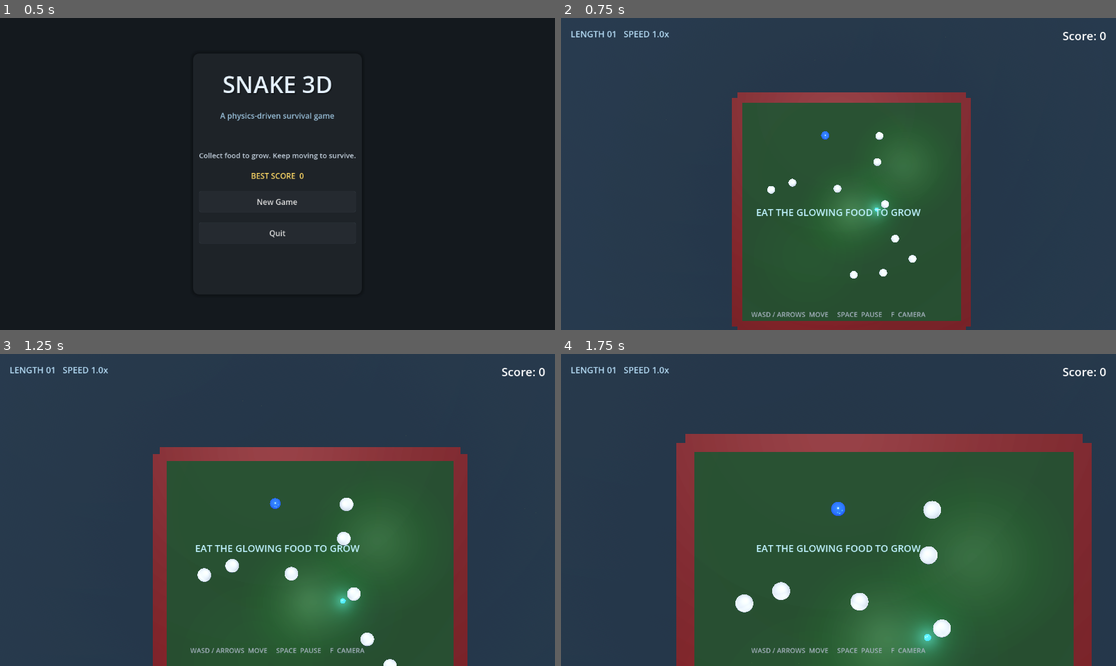
Above: before the commit, frames 1-4 (two rows, left to right).
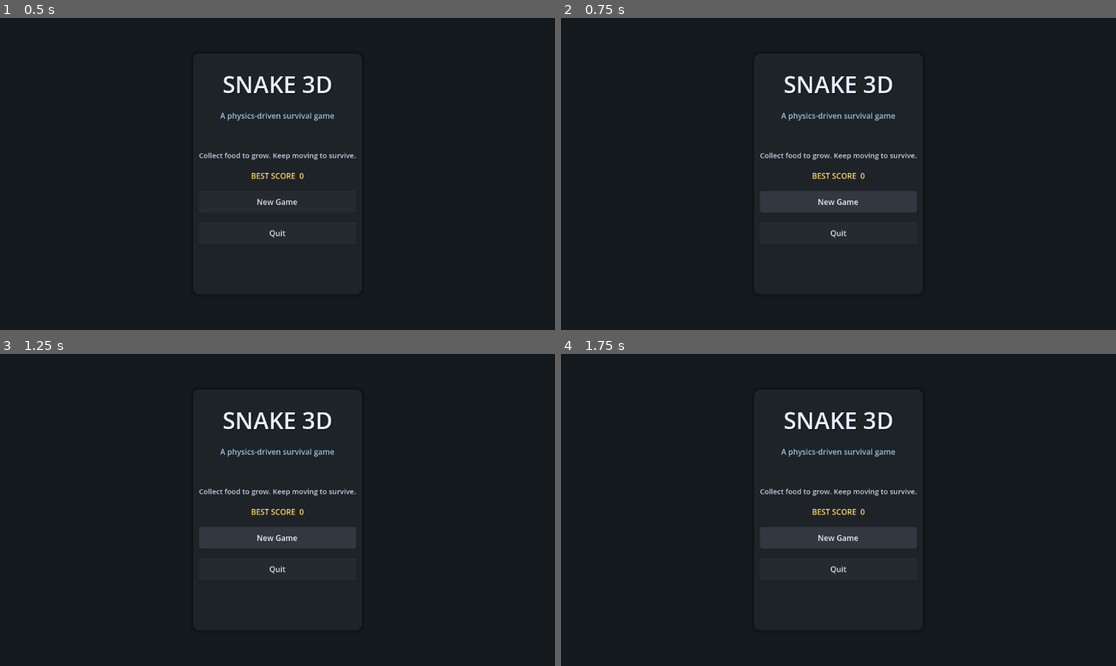
Above: after the commit, the same moments.

Repository: bluehexagons/snakeproject
Game: Godot game, scene res://scenes/main_menu.tscn
Two runs of this game, one before a commit and one after it. Both use one fixed random seed, a clock stepped at 60 frames per second and the inputs below.
Inputs (mouse positions are in pixels of both pictures, inside the frame that each line leads up to):
- Up to frame 1 (0.5 s): no input
- Up to frame 2 (0.75 s): click "New Game" at 0.5 s
- Up to frame 3 (1.25 s): no input
- Up to frame 4 (1.75 s): click (838, 538) at 1.25 s, where only the run after the commit has a clickable "New Game"

Frame 1 is identical in both runs. In frame 2, 100% of the frame differs, in the area x 0-100%, y 0-100%; in frame 3, 100%; in frame 4, 100%.

Commit message:
Harden save deletion and quit handling

Diff:
--- a/scripts/game_manager.gd
+++ b/scripts/game_manager.gd
@@ -37,6 +37,7 @@
 
 var score: int = 0
 var is_new_best: bool = false
+var is_quitting: bool = false
 var player: Player
 
 @onready var camera: GameCamera = $GameplayContainer/Camera3D
@@ -300,7 +301,9 @@
 	toggle_pause()
 
 func _on_retry_requested() -> void:
-	GameState.delete_save_game()
+	if not GameState.delete_save_game():
+		push_warning("Unable to clear the saved game for retry")
+		return
 	Engine.time_scale = 1.0
 	get_tree().paused = false
 	get_tree().reload_current_scene()
@@ -336,6 +339,9 @@
 	get_tree().change_scene_to_file("res://scenes/main_menu.tscn")
 
 func save_and_quit():
+	if is_quitting:
+		return
+	is_quitting = true
 	save_game_state()
 	Engine.time_scale = 1.0
 	get_tree().paused = false
@@ -511,5 +517,8 @@
 
 func _notification(what: int) -> void:
 	if what == NOTIFICATION_WM_CLOSE_REQUEST:
+		if is_quitting:
+			return
+		is_quitting = true
 		save_game_state()
 		get_tree().quit()
--- a/scripts/game_state.gd
+++ b/scripts/game_state.gd
@@ -117,15 +117,14 @@
 	return valid
 
 func delete_save_game() -> bool:
-	if not FileAccess.file_exists(SAVE_FILE):
-		return false
-
 	var dir = DirAccess.open("user://")
 	if not dir:
 		push_error("Failed to open user directory: ", DirAccess.get_open_error())
 		return false
 
 	var result = dir.remove(SAVE_FILE.get_file())
+	if result == ERR_FILE_NOT_FOUND:
+		return true
 	if result != OK:
 		push_error("Failed to delete save file: ", result)
 		return false
--- a/scripts/main_menu.gd
+++ b/scripts/main_menu.gd
@@ -34,7 +34,9 @@
 		continue_button.visible = GameState.has_saved_game()
 
 func on_new_game_pressed() -> void:
-	GameState.delete_save_game()
+	if not GameState.delete_save_game():
+		push_warning("Unable to clear the saved game")
+		return
 	get_tree().change_scene_to_file("res://scenes/main.tscn")
 
 func on_quit_pressed() -> void:
